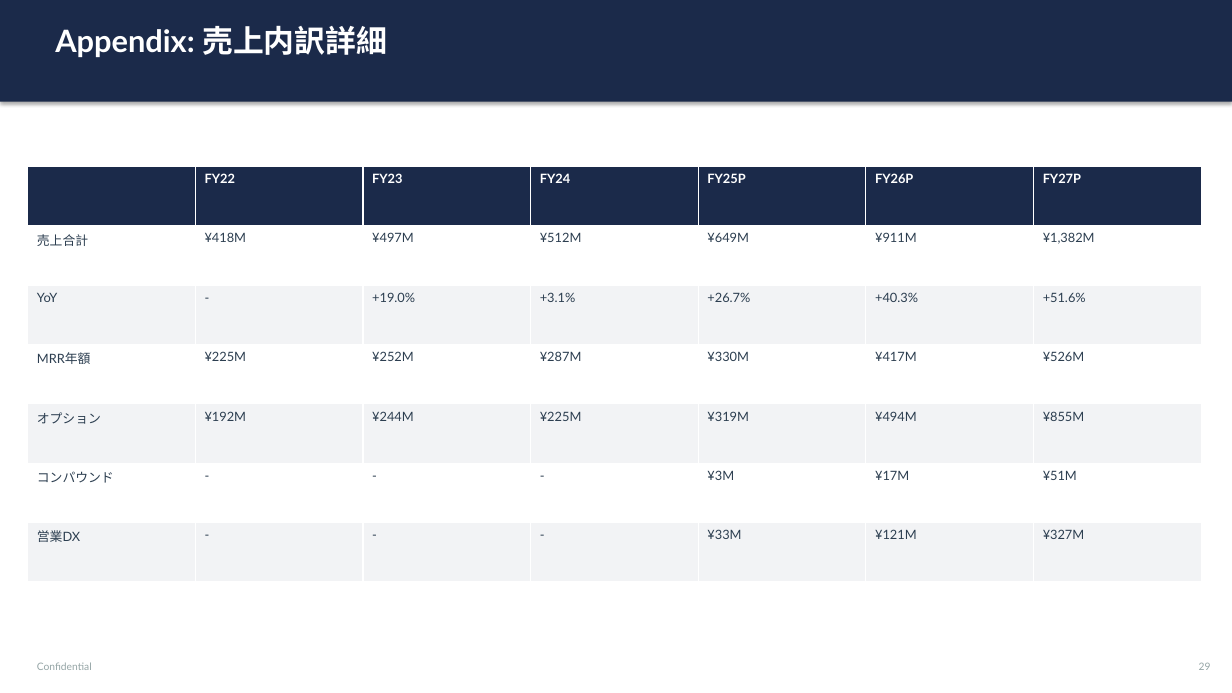
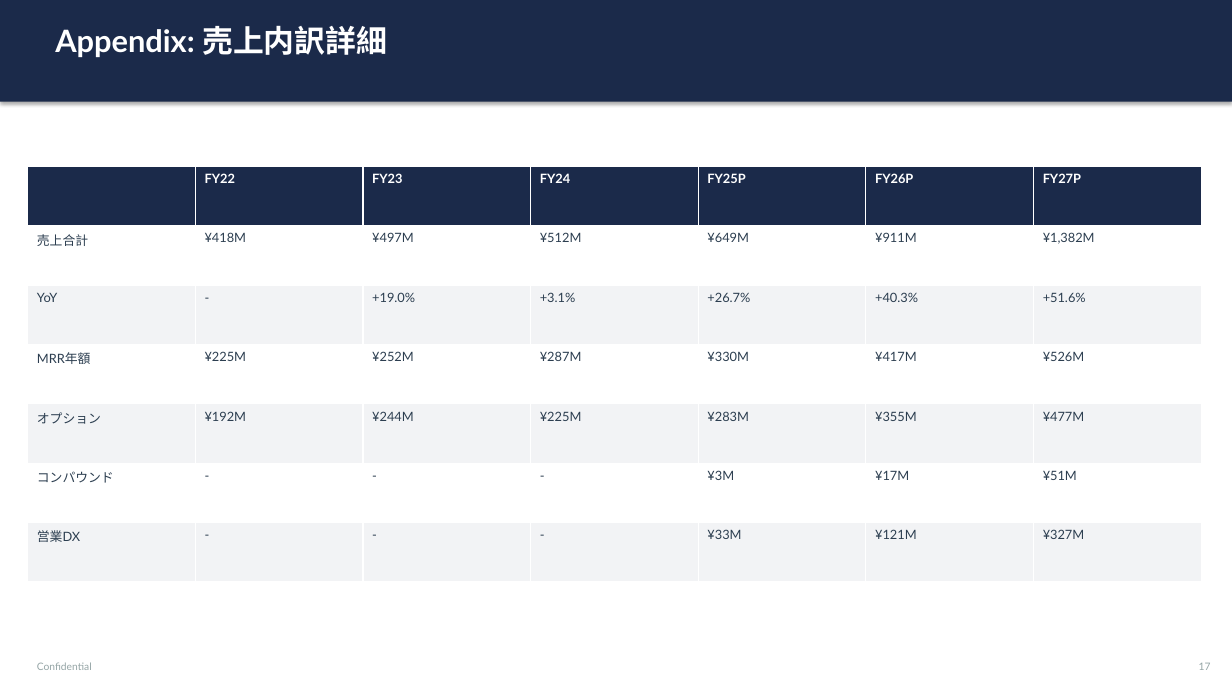
Before and after one commit to kapigon001/nexpro-strategy, a slide deck: slide 17 of output/nexpro_strategy_presentation.pptx (slide 29 before the commit). Drawn at 1232x693 pixels with LibreOffice and Linux fonts; fonts in the diff are those of the drawing. Boxes give left, top, right and bottom in pixels: in the first picture for what was removed or moved away, otherwise in the second. Text is boxed around its words. In the diff, an @@ line names an element or a change of style, - is before the commit and + after.

```diff
--- a/output/nexpro_strategy_presentation.pptx
+++ b/output/nexpro_strategy_presentation.pptx
@@ table at [28, 166, 1199, 582] @@
-row 5: オプション | ¥192M | ¥244M | ¥225M | ¥319M | ¥494M | ¥855M
+row 5: オプション | ¥192M | ¥244M | ¥225M | ¥283M | ¥355M | ¥477M
@@ text at [1199, 663, 1211, 670]: text changed @@
-29
+17
```
Also in this commit, not shown: 10 other slides changed, 11 slides added, 24 slides removed, 2 other files.
